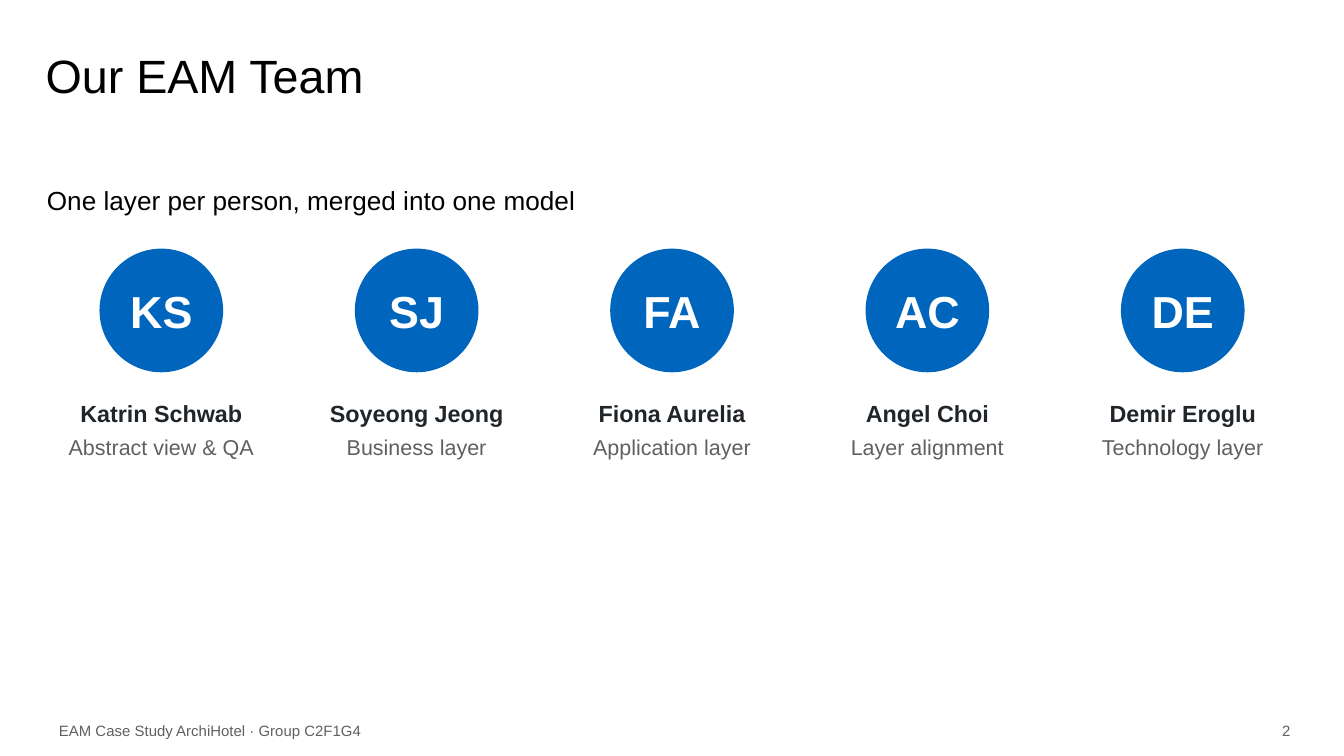
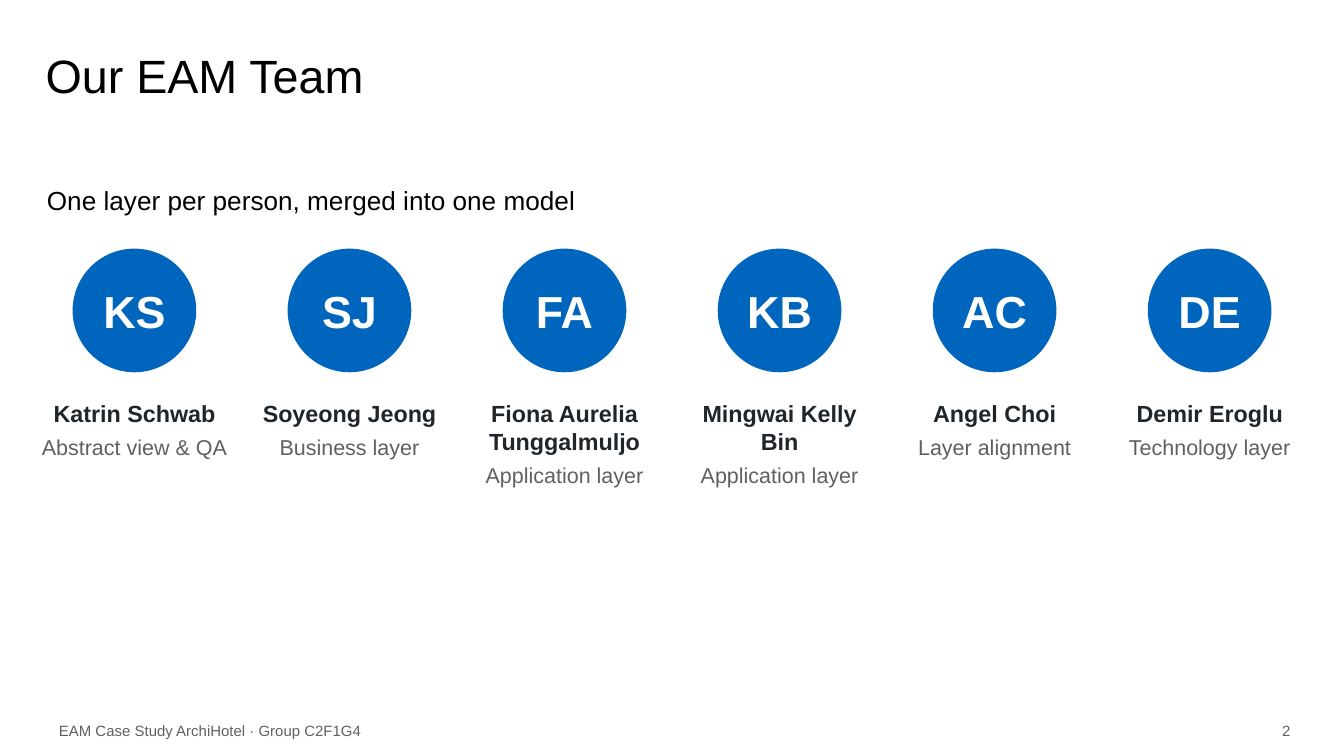
Before and after one commit to KatrinSchw/enterprise-architecture-model, a slide deck: slide 2 of slides/C2F1G4.pptx. Drawn at 1344x756 pixels with LibreOffice and Linux fonts; fonts in the diff are those of the drawing; background and template pictures are left out. Boxes give left, top, right and bottom in pixels: in the first picture for what was removed or moved away, otherwise in the second. Text is boxed around its words. In the diff, an @@ line names an element or a change of style, - is before the commit and + after.

```diff
--- a/slides/C2F1G4.pptx
+++ b/slides/C2F1G4.pptx
@@ ellipse "KS": place and size @@
-ellipse "KS" at (99,249,223,372)
+ellipse "KS" at (73,249,196,372)
@@ ellipse "SJ": place and size @@
-ellipse "SJ" at (355,249,478,372)
+ellipse "SJ" at (288,249,411,372)
@@ ellipse "FA": place and size @@
-ellipse "FA" at (610,249,734,372)
+ellipse "FA" at (503,249,626,372)
@@ ellipse added at (718,249,841,372), fill #0065BD, 24 pt, text #FFFFFF, bold @@
+KB
@@ ellipse "AC": place and size @@
-ellipse "AC" at (866,249,989,372)
+ellipse "AC" at (933,249,1056,372)
@@ ellipse "DE": place and size @@
-ellipse "DE" at (1121,249,1245,372)
+ellipse "DE" at (1148,249,1271,372)
@@ text "Katrin Schwab": place and size @@
-text "Katrin Schwab" at (69,405,254,459)
+text "Katrin Schwab" at (42,405,227,459)
@@ text "Soyeong Jeong": place and size @@
-text "Soyeong Jeong" at (330,405,504,460)
+text "Soyeong Jeong" at (263,405,437,460)
@@ text "Fiona Aurelia Tunggalmuljo": place and size @@
-text "Fiona Aurelia Tunggalmuljo" at (593,405,751,460)
+text "Fiona Aurelia Tunggalmuljo" at (486,405,644,488)
@@ text at (489,405,640,455): text changed @@
-Fiona Aurelia
+Fiona Aurelia Tunggalmuljo
@@ text added at (701,405,859,488), 11.5 pt, text #606060 @@
+Mingwai Kelly Bin
+Application layer
@@ text "Angel Choi": place and size @@
-text "Angel Choi" at (851,405,1003,460)
+text "Angel Choi" at (918,405,1071,460)
@@ text "Demir Eroglu": place and size @@
-text "Demir Eroglu" at (1102,405,1264,460)
+text "Demir Eroglu" at (1129,405,1291,460)
```
Also in this commit, not shown: 9 other slides changed, 1 slide added, 3 other files.
